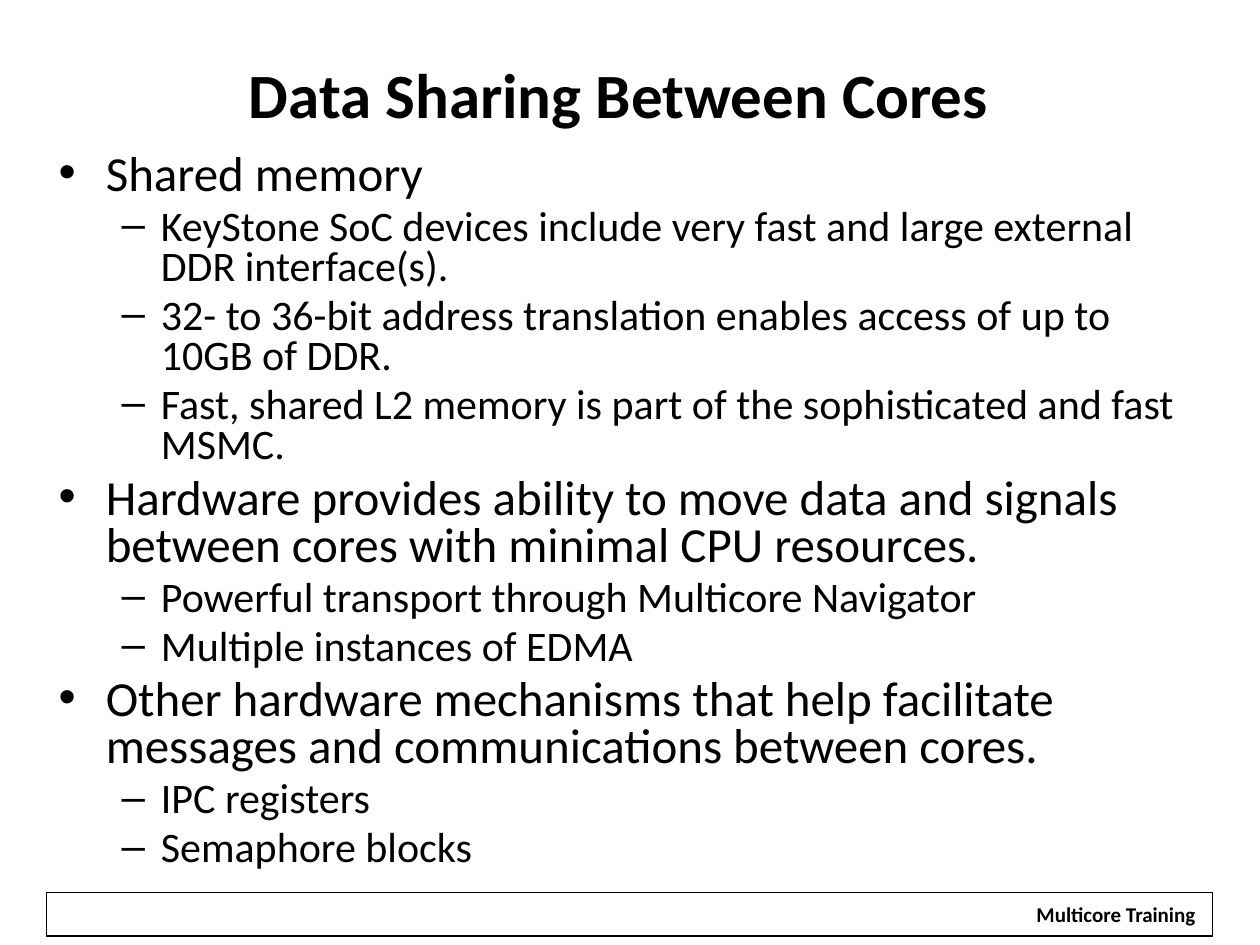
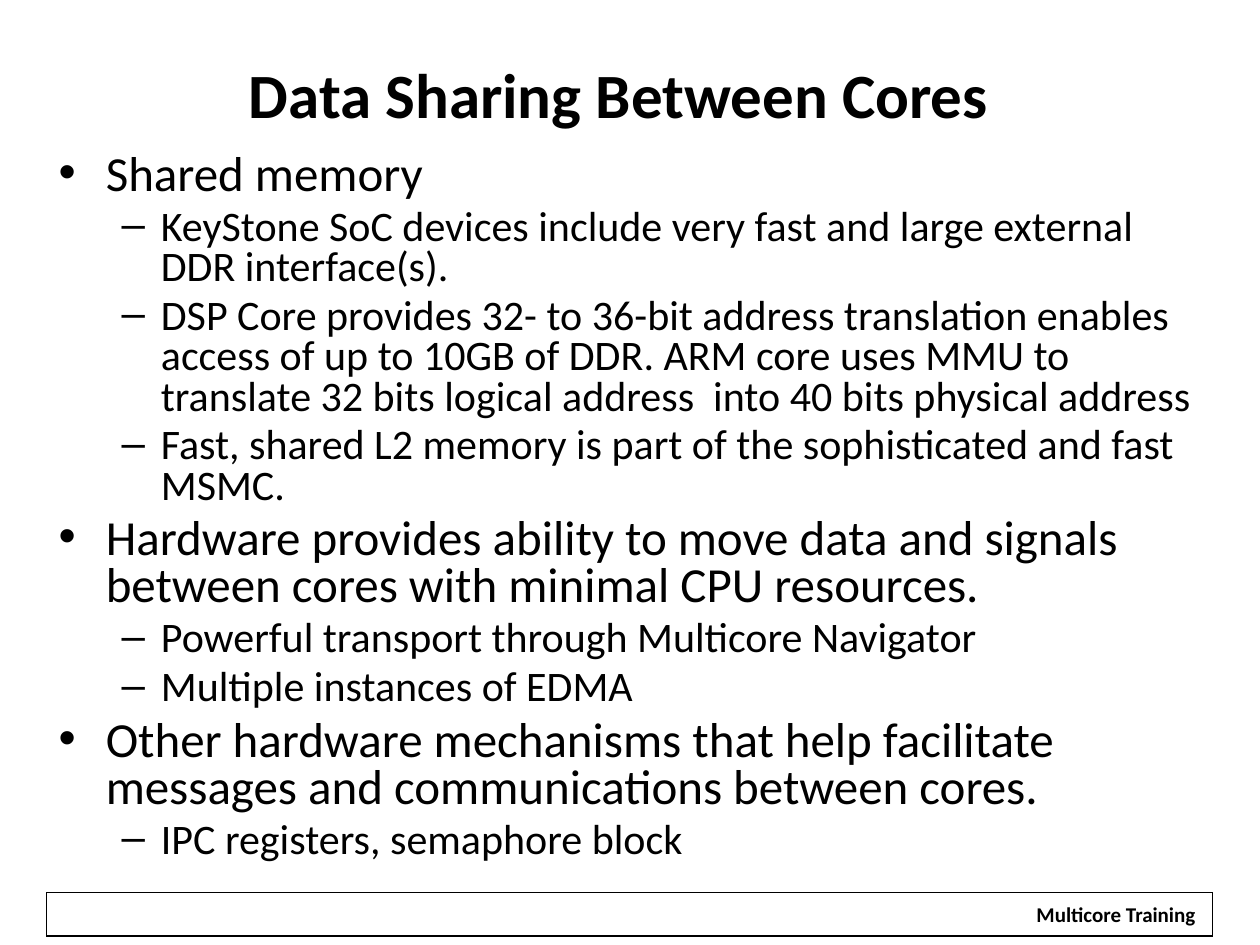
Before and after one commit to hari1989/keystone-workshop, a slide deck: slide 16 of slides/KeyStone Multicore Design.pptx. Drawn at 1260x945 pixels with LibreOffice and Linux fonts; fonts in the diff are those of the drawing; background and template pictures are left out. Boxes give left, top, right and bottom in pixels: in the first picture for what was removed or moved away, otherwise in the second. Text is boxed around its words. In the diff, an @@ line names an element or a change of style, - is before the commit and + after.

```diff
--- a/slides/KeyStone Multicore Design.pptx
+++ b/slides/KeyStone Multicore Design.pptx
@@ text at (161,300,1190,419): text changed @@
-  – 32- to 36-bit address translation enables access of up to 10GB of DDR.
+  – DSP Core provides 32- to 36-bit address translation enables access of up to 10GB of DDR. ARM core uses MMU to translate 32 bits logical address into 40 bits physical address
@@ text at (161,824,683,862): text changed @@
-  – IPC registers
-  – Semaphore blocks
+  – IPC registers, semaphore block
```
Also in this commit, not shown: 14 other slides changed, 2 slides removed.
